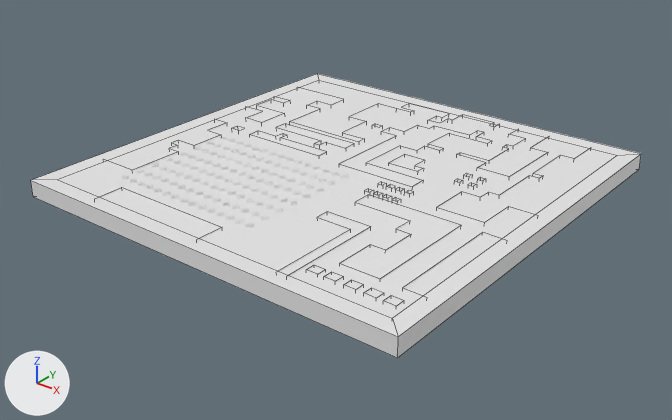
The FBX model MantaMadness/Assets/Models/Environment/SM_Backroom/Backroom_Level.fbx as it was, and as the next commit left it.
Camera for both pictures: a camera (50 mm lens) standing at (26.6, -34.0, 19.3) and looking at (0.2, -1.0, -1.1). Every picture has the same lights, and +X, +Y and +Z are marked at lower left. The older version comes first. Mesh edges are drawn as thin lines on the coarser meshes. Where no turn or scale is listed for an object, it has been applied to the vertices.

The older version as bpy lines, for what is in view:
```python
me_cube_004 = bpy.data.meshes.new('Cube.004')
me_cube_004.from_pydata(...)  # 459 vertices, 221 faces; spans x -18.8..1.8, y -19.4..1.1, z -0.4..0.4
me_plane_001 = bpy.data.meshes.new('Plane.001')
me_plane_001.from_pydata(...)  # 16 vertices, 16 faces; spans x -10.9..10.9, y -10.9..10.9, z 0.0..0.9
me_plane_002 = bpy.data.meshes.new('Plane.002')
me_plane_002.from_pydata(...)  # 4 vertices, 1 face; spans x -10.0..10.0, y -10.0..10.0, z 0.8
# before: 0 (-10.0, 10.0, 0.8) at pixel (319, 80), 1 (-10.0, -10.0, 0.8) at pixel (57, 179), 2 (10.0, -10.0, 0.8) at pixel (392, 318), 3 (10.0, 10.0, 0.8) at pixel (617, 155)
ob_backroom_innerwalls = bpy.data.objects.new('backroom_InnerWalls', me_cube_004)
ob_backroom_innerwalls.location = (8.52, 9.05, 0.42)
ob_backroom_roof = bpy.data.objects.new('backroom_roof', me_plane_002)
ob_backroom_roof.location = (0.0, 0.0, 0.0)
ob_backroom_wall = bpy.data.objects.new('backroom_wall', me_plane_001)
ob_backroom_wall.location = (0.0, 0.0, 0.0)
# also in view: 'CrossPart' at (-3.5, -4.4, 0.4)
```
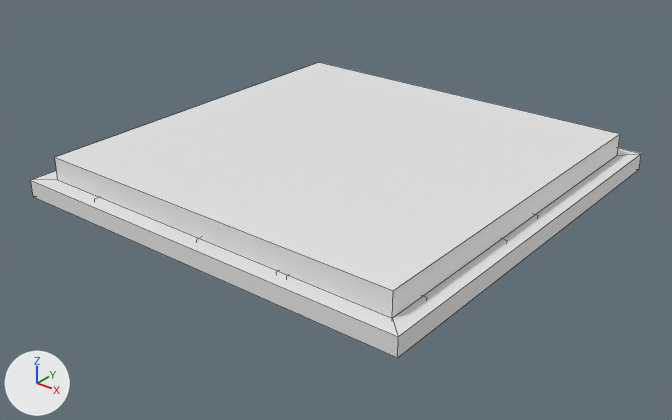
Diff of the bpy script that builds the scene:
```diff
--- a/MantaMadness/Assets/Models/Environment/SM_Backroom/Backroom_Level.fbx.py
+++ b/MantaMadness/Assets/Models/Environment/SM_Backroom/Backroom_Level.fbx.py
@@ me_plane_002 @@
 # used by ob_backroom_roof; location = (0.0, 0.0, 0.0)
 # verts and faces of me_plane_002; kept vertices keep their numbers, new ones are numbered from 4
-me_plane_002.from_pydata(...)  # 4 vertices, 1 face; spans x -10.0..10.0, y -10.0..10.0, z 0.8
+me_plane_002.from_pydata(...)  # 8 vertices, 6 faces; spans x -10.0..10.0, y -10.0..10.0, z 0.8..2.0
+# me_plane_002 part 1
+for new, old in zip([*range(4, 8)], [*range(0, 4)]): verts[new] = verts[old] + (0.0, 0.0, 1.2)
+faces += [(4, 5, 6, 7), (0, 4, 7, 3), (1, 2, 6, 5), (2, 3, 7, 6), (0, 1, 5, 4)]
```

Boxes [x1, y1, x2, y2] around the edits, measured in the pictures (672 x 420 px):
'backroom_roof', reshaped (8% taller)
    before: [59, 80, 617, 318]
    after: [55, 62, 620, 318]
part 1 of me_plane_002, added
    after: [55, 62, 620, 318]
'CrossPart', unchanged, covered by the edit
    before: [121, 136, 349, 228]
'backroom_InnerWalls', unchanged, covered by the edit
    before: [95, 87, 591, 307]
    after: [95, 197, 538, 298]
